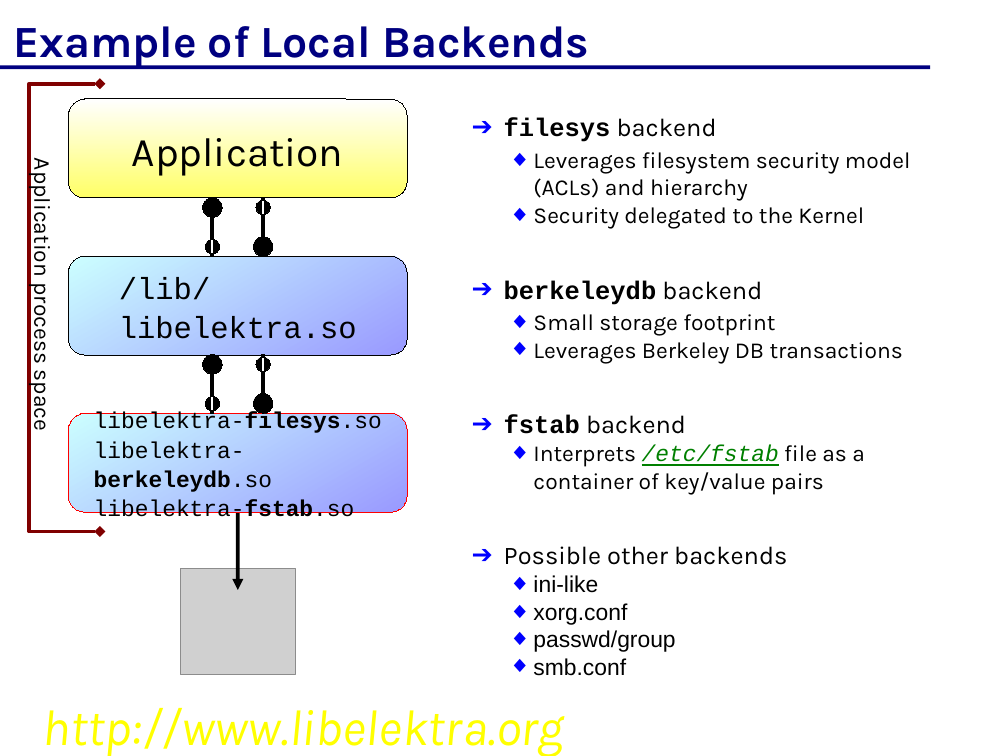
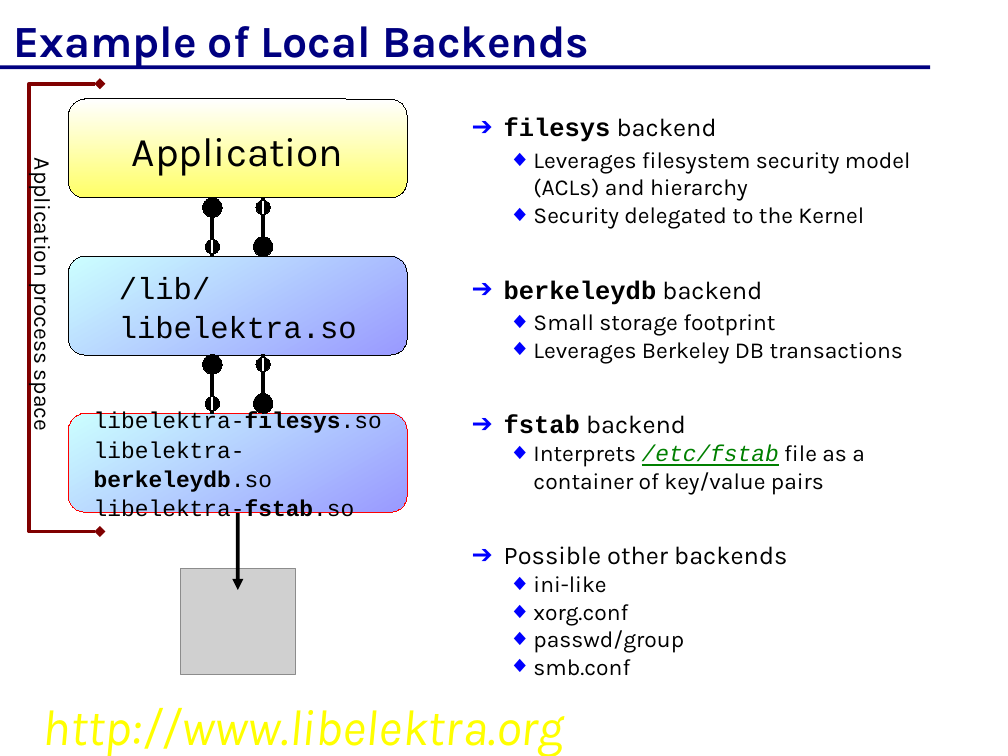
Before and after one commit to ElektraInitiative/libelektra, a slide deck: slide 19 of doc/elektra.odp (slide 18 before the commit). Drawn at 1008x756 pixels with LibreOffice and Linux fonts; fonts in the diff are those of the drawing; grey boxes stand for pictures; background and template pictures are left out. Boxes give left, top, right and bottom in pixels: in the first picture for what was removed or moved away, otherwise in the second. Text is boxed around its words. In the diff, an @@ line names an element or a change of style, - is before the commit and + after.

```diff
--- a/doc/elektra.odp
+++ b/doc/elektra.odp
@@ text at (533, 576, 684, 676): font Arial to Karla in "ini-like", "xorg.conf", "passwd/group", "smb.conf" @@
```
Also in this commit, not shown: 6 other slides changed, 2 slides added, 1 slide removed.
